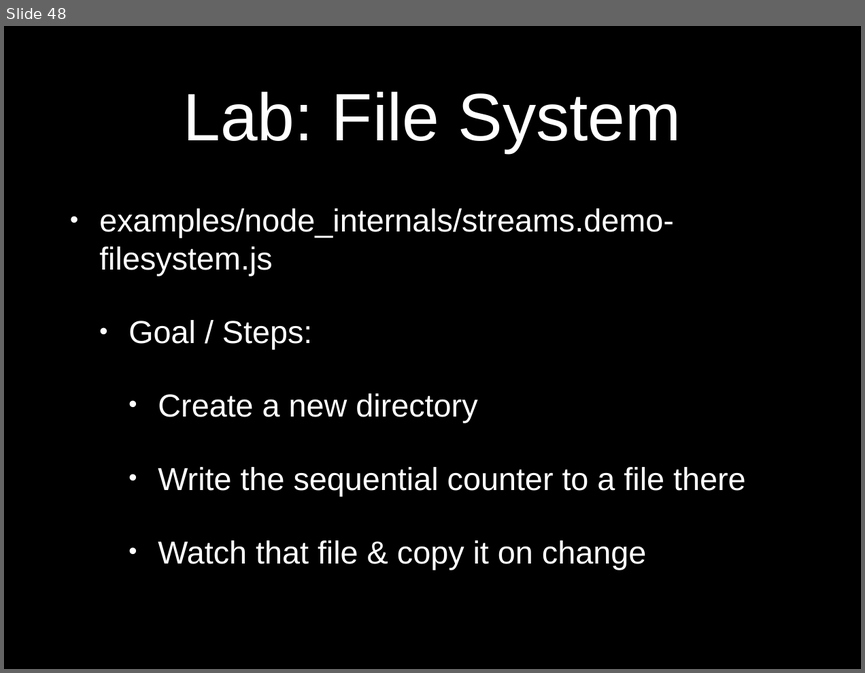
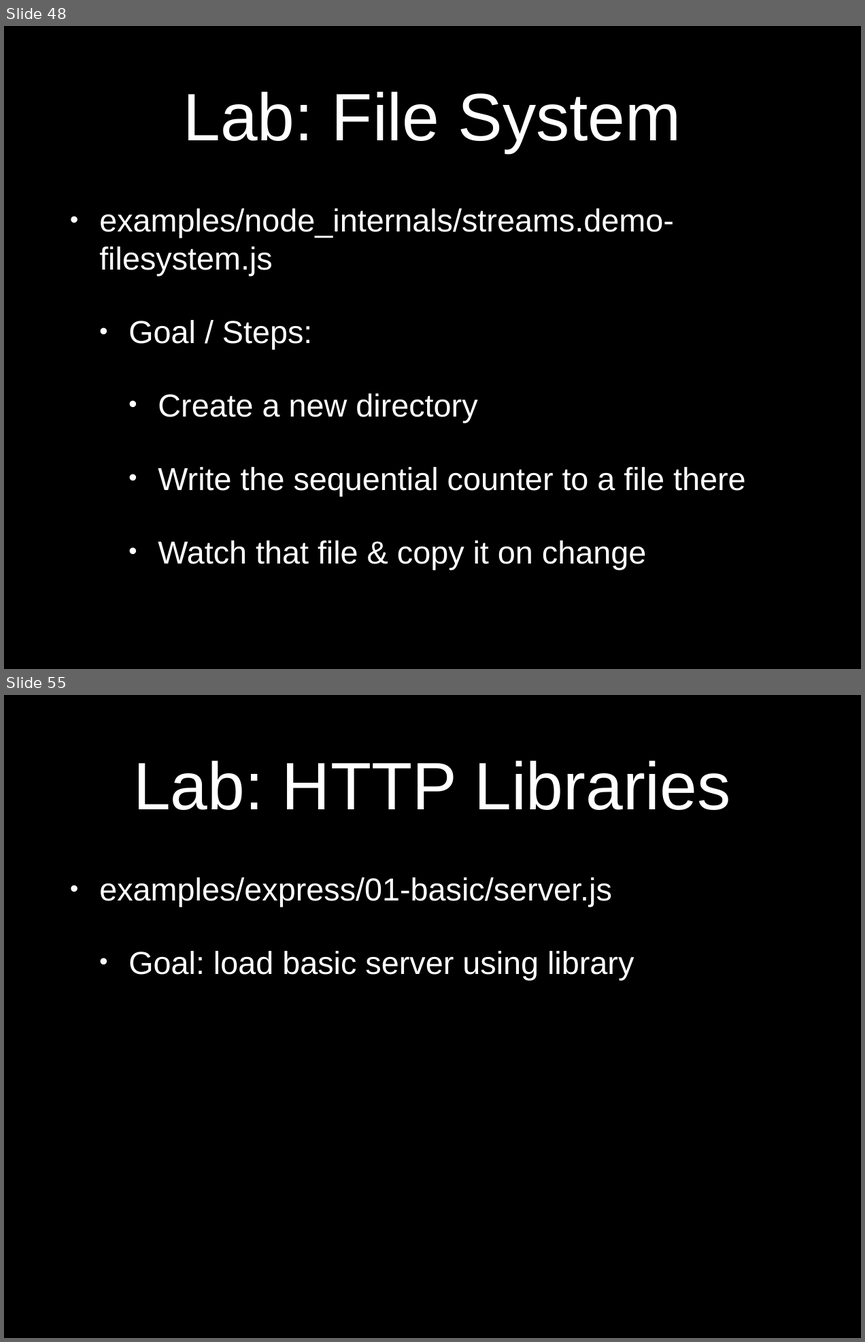
Before and after one commit to eliasjames/training-node-backbone, a slide deck: slides/NodeBackboneDay1.pptx. Shown one above the other, each under a label of ours: slide 48 before the commit, slides 48 and 55 after it; the slides between them are not shown. The pictures are 865x673 and 865x1342 pixels, drawn with LibreOffice and Linux fonts; fonts in the diff are those of the drawing. Boxes give left, top, right and bottom in pixels: in the first picture for what was removed or moved away, otherwise in the second. Text is boxed around its words. In the diff, an @@ line names an element or a change of style, - is before the commit and + after.

```diff
--- a/slides/NodeBackboneDay1.pptx
+++ b/slides/NodeBackboneDay1.pptx
@@ slide 55 added at (4, 695, 861, 1338), background #000000 @@
@@ title added at (133, 760, 730, 810), 80 pt, text #FFFFFF @@
+Lab: HTTP Libraries
@@ text added at (99, 877, 634, 980), 38 pt, text #FFFFFF @@
+• examples/express/01-basic/server.js
+  • Goal: load basic server using library
```
Also in this commit, not shown: 10 other slides added.
